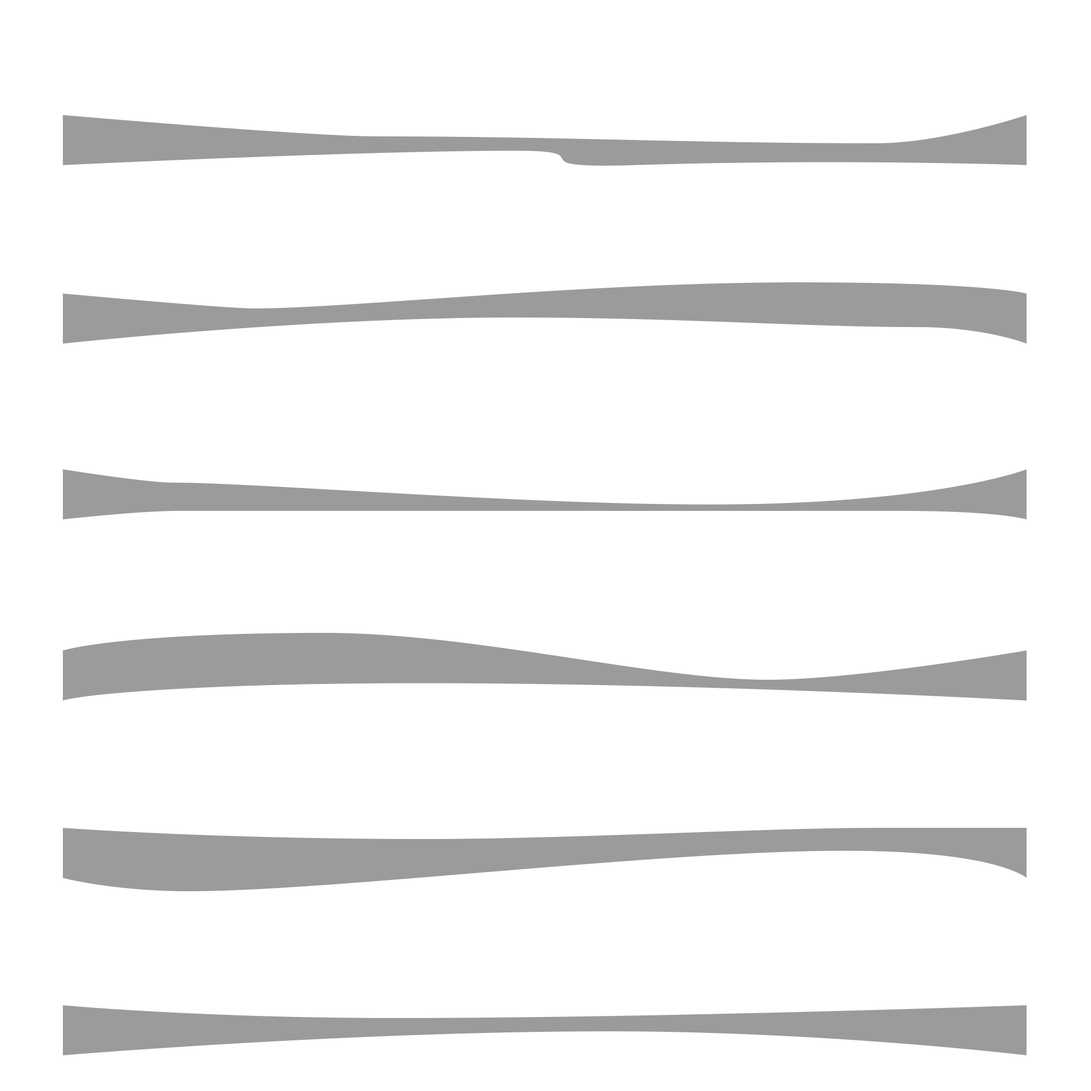
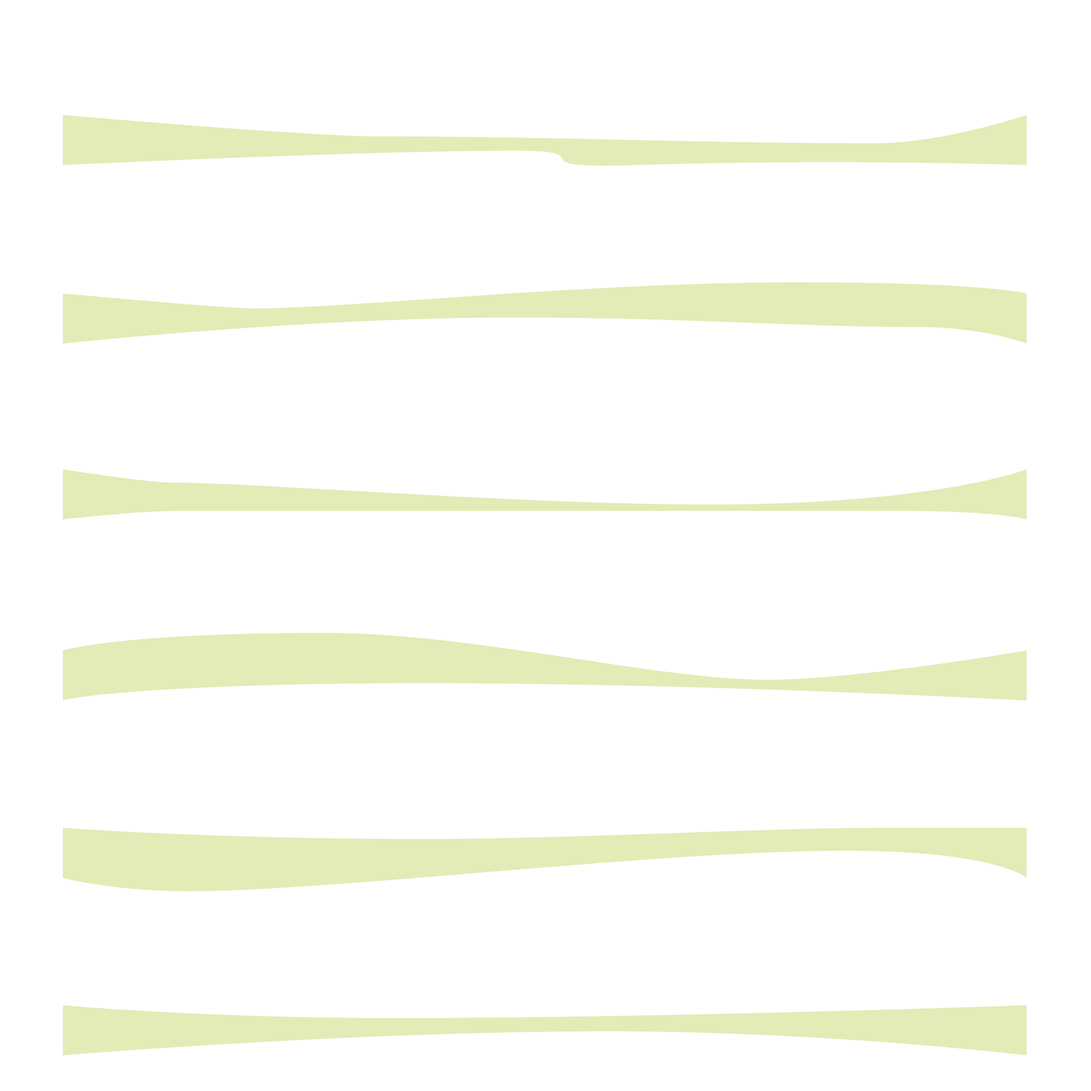
Two versions of the same layered image (1091px x 1091px). Layer-by-layer changes:
pixels changed over [62, 115, 1028, 1056] (layer not identified)
